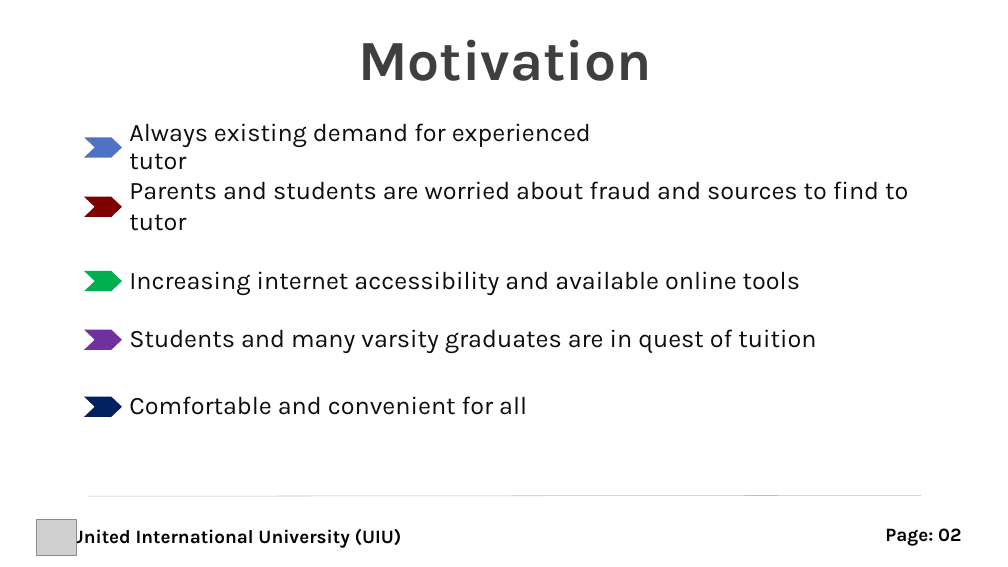
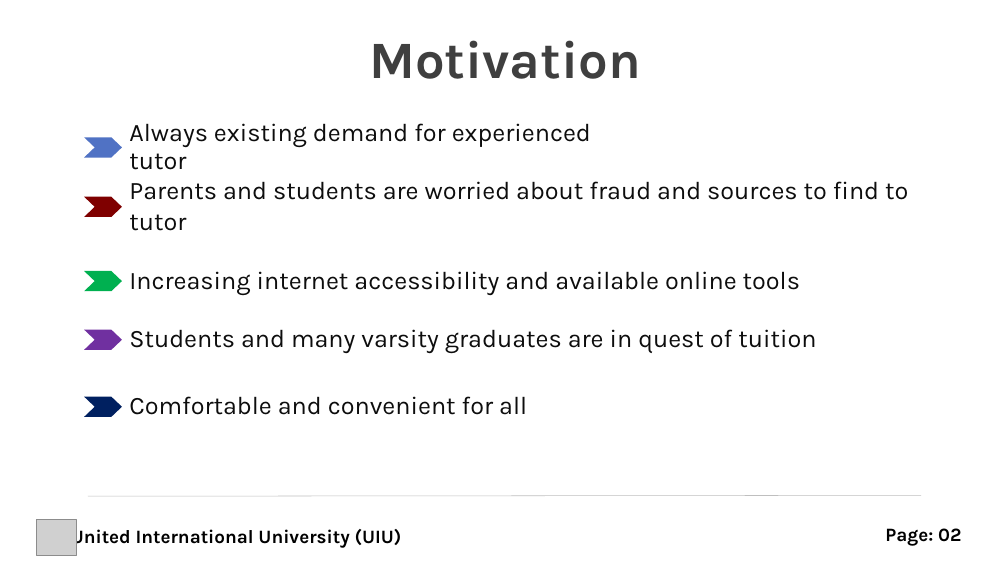
Before and after one commit to rayhanalshorif133/MSCSE-UIU, a slide deck: slide 3 of CSE-6159-SSA/ProTutorBD.pptx. Drawn at 1008x567 pixels with LibreOffice and Linux fonts; fonts in the diff are those of the drawing; grey boxes stand for pictures. Boxes give left, top, right and bottom in pixels: in the first picture for what was removed or moved away, otherwise in the second. Text is boxed around its words. In the diff, an @@ line names an element or a change of style, - is before the commit and + after.

```diff
--- a/CSE-6159-SSA/ProTutorBD.pptx
+++ b/CSE-6159-SSA/ProTutorBD.pptx
@@ text "Motivation" at (x1=369, y1=40, x2=641, y2=79): size 54 to 50 pt @@
```
Also in this commit, not shown: 6 other slides changed, 6 slides added, 2 slides removed.
